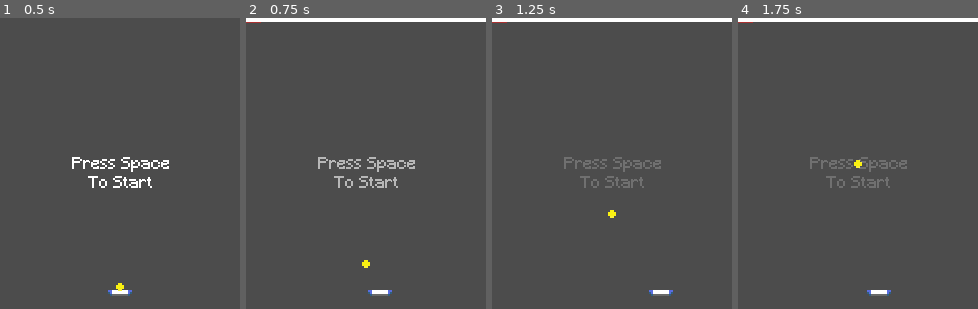
Above: before the commit, frames 1-4 (left to right).
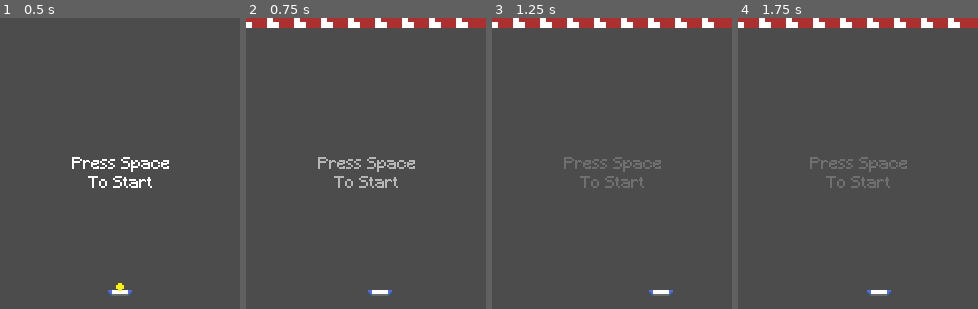
Above: after the commit, the same moments.

Repository: bronze7/Breakout
Game: Godot game, scene res://game.tscn
Same seed, same stepped clock (60 frames per second), same inputs: the game is played once before the commit and once after it.
Inputs:
- Up to frame 1 (0.5 s): no input
- Up to frame 2 (0.75 s): tap Space at 0.5 s; hold D (move_right) from 0.53 s (still down); hold Space from 0.53 s (still down)
- Up to frame 3 (1.25 s): keep holding D (move_right); keep holding Space
- Up to frame 4 (1.75 s): release D (move_right) at 1.28 s; release Space at 1.28 s; hold A (move_left) from 1.28 s (still down); tap Space at 1.35, 1.52 s

Frame 1 is identical in both runs. In frame 2, 3.2% of the frame differs, in the area x 0-100%, y 0-86%; in frame 3, 3.2%; in frame 4, 3.2%.

Commit message:
Add files via upload

Diff:
--- a/Breakout/ball.gd
+++ b/Breakout/ball.gd
@@ -1,7 +1,7 @@
 extends KinematicBody2D
 
 var ballSpeed = 100
-var direction = Vector2(0, 1)
+var direction = Vector2(0, -1)
 var ball_pos = Vector2()
 var screen_size = Vector2()
 var is_playing = false
@@ -14,7 +14,7 @@
 	self.position = ball_pos
 
 # Called every frame. 'delta' is the elapsed time since the previous frame.
-func _process(delta: float) -> void:
+func _physics_process(delta: float) -> void:
 	if(is_playing == false):
 		ball_pos.x = get_node("../paddle").paddle_pos.x
 		ball_pos.y = get_node("../paddle").paddle_pos.y - 6
@@ -22,19 +22,24 @@
 		#get_node("../paddle").disconnect("body_entered", self, "on_paddle_body_entered")
 	if(is_playing == false and Input.is_key_pressed(KEY_SPACE)):
 		is_playing = true
+		get_parent().generate_blocks()
 		#get_node("../paddle").connect("body_entered", self, "on_paddle_body_entered")
 	if(is_playing):
 		move_ball(delta)
-		if(ball_pos.y - 2 < 0):
-			direction.y = -direction.y
+		#get_tree().call_group("blocks", "block_emit")
+		#if(ball_pos.y - 2 < 0):
+			#direction.y = -direction.y
 			#if(direction.x != 0):
 				#direction.x = rand_range(-0.5, 0.5)
-		if(ball_pos.x - 2 < 0 or ball_pos.x + 2 > screen_size.x):
-			direction.x = -direction.x
+		#if(ball_pos.x - 2 < 0 or ball_pos.x + 2 > screen_size.x):
+			#direction.x = -direction.x
 
 func move_ball(delta) -> void:
-	ball_pos -= direction * ballSpeed * delta
-	self.position = ball_pos
+	#ball_pos -= direction * ballSpeed * delta
+	#self.position = ball_pos
+	var col = move_and_collide(direction * ballSpeed)
+	if col:
+		col.normal.bounce(col.remainder)
 
 func _on_paddle_body_entered(body: Node) -> void:
 	if(body == get_node("../ball") and is_playing == true):
--- /dev/null
+++ b/Breakout/blocks.gd
@@ -0,0 +1,27 @@
+extends Node
+
+
+# Declare member variables here. Examples:
+# var a: int = 2
+# var b: String = "text"
+signal block_hit
+
+# Called when the node enters the scene tree for the first time.
+func _ready() -> void:
+	pass
+
+
+# Called every frame. 'delta' is the elapsed time since the previous frame.
+func _process(delta: float) -> void:
+	get_tree().call_group("blocks", "block_emit")
+
+func block_emit():
+	emit_signal("block_hit")
+
+func block_hit(body: Node2D, ref: Node2D):
+	pass
+
+
+func _on_blocks_body_entered(body: Node) -> void:
+	if(body == get_node("../ball")):
+		get_tree().queue_delete(self)
--- /dev/null
+++ b/Breakout/blocks.tscn
@@ -0,0 +1,18 @@
+[gd_scene load_steps=4 format=2]
+
+[ext_resource path="res://blocks.gd" type="Script" id=1]
+[ext_resource path="res://red_block.png" type="Texture" id=2]
+
+[sub_resource type="RectangleShape2D" id=1]
+extents = Vector2( 9.10412, 3.0403 )
+
+[node name="blocks" type="Area2D"]
+script = ExtResource( 1 )
+
+[node name="CollisionShape2D" type="CollisionShape2D" parent="."]
+shape = SubResource( 1 )
+
+[node name="Sprite" type="Sprite" parent="."]
+scale = Vector2( 3, 3 )
+texture = ExtResource( 2 )
+[connection signal="body_entered" from="." to="." method="_on_blocks_body_entered"]
--- a/Breakout/blue_block.tscn
+++ b/Breakout/blue_block.tscn
@@ -1,11 +1,13 @@
-[gd_scene load_steps=3 format=2]
+[gd_scene load_steps=4 format=2]
 
 [ext_resource path="res://blue_block.png" type="Texture" id=1]
+[ext_resource path="res://blocks.gd" type="Script" id=2]
 
 [sub_resource type="RectangleShape2D" id=1]
 extents = Vector2( 6.05491, 2.07402 )
 
 [node name="blue_block" type="Area2D"]
+script = ExtResource( 2 )
 
 [node name="Sprite" type="Sprite" parent="."]
 scale = Vector2( 2, 2 )
--- a/Breakout/game.gd
+++ b/Breakout/game.gd
@@ -3,28 +3,25 @@
 
 var cur_pos = Vector2()
 var next_pos = Vector2()
-var red_block
-var yellow_block
-var blue_block
+var block
 # Called when the node enters the scene tree for the first time.
 func _ready() -> void:
-	red_block = load("res://red_block.tscn")
-	yellow_block = load("res://yellow_block.tscn")
-	blue_block = load("res://blue_block.tscn")
-	cur_pos = Vector2(3, 1)
+	block = load("res://blocks.tscn")
+	cur_pos = Vector2(12, 4)
 
 # Called every frame. 'delta' is the elapsed time since the previous frame.
 func _process(delta: float) -> void:
-	if(get_node("ball").is_playing == true):
-		generate_blocks()
+	pass
 
 func generate_blocks():
-	#var i = 1
 	for i in range(1, 30):
-		if(i <= 10):
-			var red = red_block.instance()
+		if(i <= 9):
+			var red = block.instance()
 			red.position = cur_pos
 			red.scale = Vector2(2, 2)
 			add_child(red)
-			next_pos.x = cur_pos.x + 6
+			red.connect("block_hit", self, "on_block_hit")
+			red.add_to_group("blocks")
+			next_pos.x = cur_pos.x + 27
+			next_pos.y = cur_pos.y
 			cur_pos = next_pos
--- a/Breakout/game.tscn
+++ b/Breakout/game.tscn
@@ -1,10 +1,11 @@
-[gd_scene load_steps=6 format=2]
+[gd_scene load_steps=7 format=2]
 
 [ext_resource path="res://paddle.tscn" type="PackedScene" id=1]
 [ext_resource path="res://ball.tscn" type="PackedScene" id=2]
 [ext_resource path="res://centerfont.tres" type="DynamicFont" id=3]
 [ext_resource path="res://center.gd" type="Script" id=4]
 [ext_resource path="res://game.gd" type="Script" id=5]
+[ext_resource path="res://blocks.tscn" type="PackedScene" id=6]
 
 [node name="game" type="Node2D"]
 script = ExtResource( 5 )
@@ -31,5 +32,7 @@
 [node name="Timer" type="Timer" parent="center"]
 wait_time = 0.6
 autostart = true
+
+[node name="blocks" parent="." instance=ExtResource( 6 )]
 [connection signal="body_entered" from="paddle" to="ball" method="_on_paddle_body_entered"]
 [connection signal="timeout" from="center/Timer" to="center" method="_on_Timer_timeout"]
--- a/Breakout/red_block.tscn
+++ b/Breakout/red_block.tscn
@@ -1,11 +1,13 @@
-[gd_scene load_steps=3 format=2]
+[gd_scene load_steps=4 format=2]
 
 [ext_resource path="res://red_block.png" type="Texture" id=1]
+[ext_resource path="res://blocks.gd" type="Script" id=2]
 
 [sub_resource type="RectangleShape2D" id=1]
 extents = Vector2( 6.05492, 2.11131 )
 
 [node name="red_block" type="Area2D"]
+script = ExtResource( 2 )
 
 [node name="Sprite" type="Sprite" parent="."]
 scale = Vector2( 2, 2 )
--- a/Breakout/yellow_block.tscn
+++ b/Breakout/yellow_block.tscn
@@ -1,11 +1,13 @@
-[gd_scene load_steps=3 format=2]
+[gd_scene load_steps=4 format=2]
 
 [ext_resource path="res://yellow_block.png" type="Texture" id=1]
+[ext_resource path="res://blocks.gd" type="Script" id=2]
 
 [sub_resource type="RectangleShape2D" id=1]
 extents = Vector2( 6.05492, 1.97243 )
 
 [node name="yellow_block" type="Area2D"]
+script = ExtResource( 2 )
 
 [node name="Sprite" type="Sprite" parent="."]
 scale = Vector2( 2, 2 )
